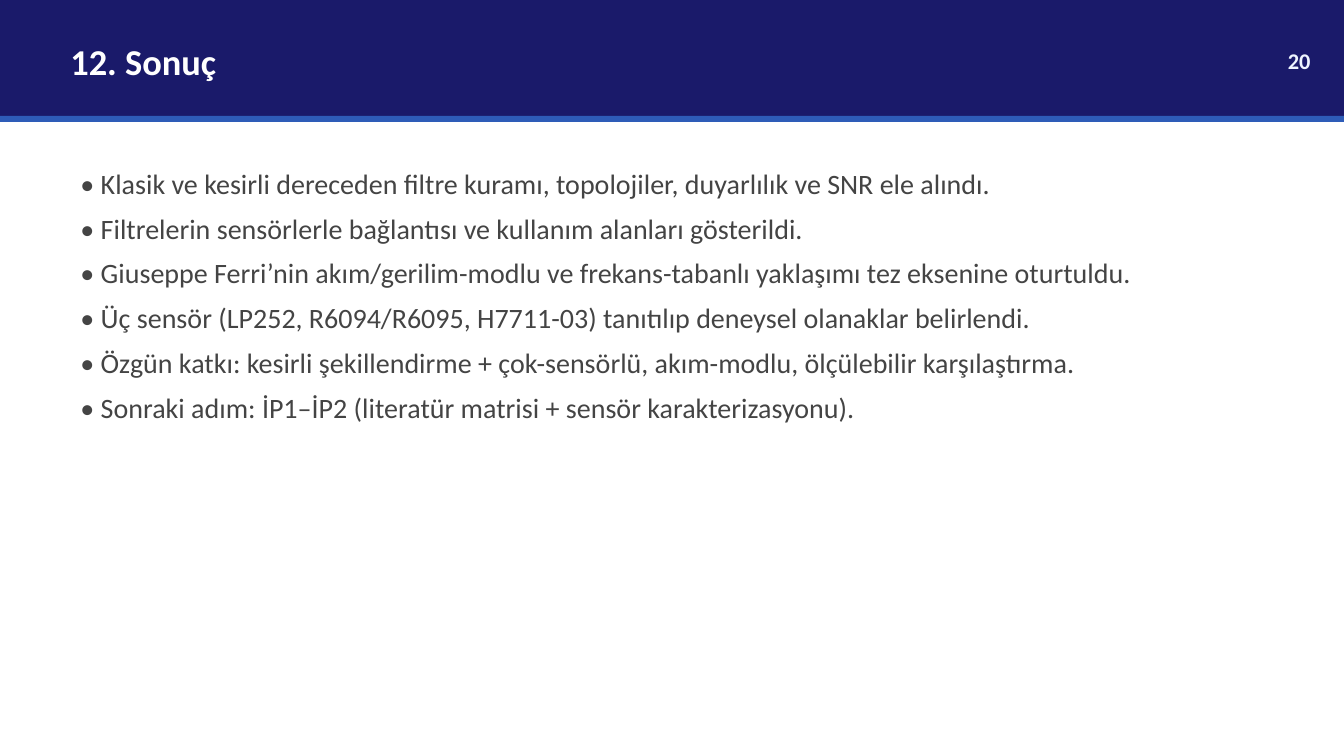
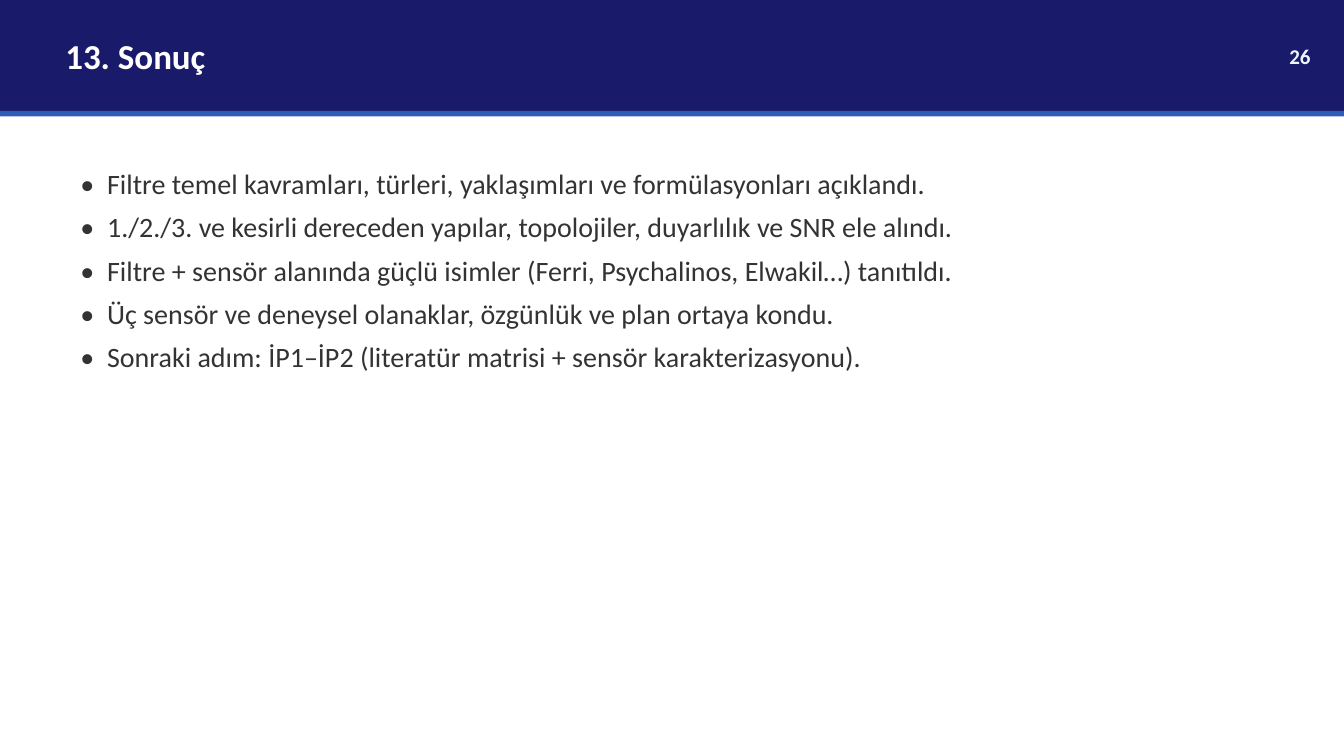
Before and after one commit to selinacr/selin, a slide deck: slide 26 of analog-filtre-tez/EEM537_Sunum_SelinACAR.pptx (slide 20 before the commit). Drawn at 1344x756 pixels with LibreOffice and Linux fonts; fonts in the diff are those of the drawing. Boxes give left, top, right and bottom in pixels: in the first picture for what was removed or moved away, otherwise in the second. Text is boxed around its words. In the diff, an @@ line names an element or a change of style, - is before the commit and + after.

```diff
--- a/analog-filtre-tez/EEM537_Sunum_SelinACAR.pptx
+++ b/analog-filtre-tez/EEM537_Sunum_SelinACAR.pptx
@@ rectangle: place and size @@
-rectangle at <box>0,0,1344,116</box>
+rectangle at <box>0,0,1344,111</box>
@@ text at <box>65,46,205,75</box>: text changed; size 26 to 25 pt @@
-12. Sonuç
+13. Sonuç
@@ text removed at <box>1288,54,1311,69</box> @@
-20
@@ text added at <box>1289,49,1310,64</box>, 15 pt, text #EEF4FF, bold @@
+26
@@ rectangle: place and size @@
-rectangle at <box>0,116,1344,122</box>
+rectangle at <box>0,111,1344,117</box>
@@ text at <box>107,174,952,329</box>: text changed; text colour #444444 to #333333 @@
-• Klasik ve kesirli dereceden filtre kuramı, topolojiler, duyarlılık ve SNR ele alındı.
-• Filtrelerin sensörlerle bağlantısı ve kullanım alanları gösterildi.
-• Giuseppe Ferri’nin akım/gerilim-modlu ve frekans-tabanlı yaklaşımı tez eksenine oturtuldu.
-• Üç sensör (LP252, R6094/R6095, H7711-03) tanıtılıp deneysel olanaklar belirlendi.
-• Özgün katkı: kesirli şekillendirme + çok-sensörlü, akım-modlu, ölçülebilir karşılaştırma.
+• Filtre temel kavramları, türleri, yaklaşımları ve formülasyonları açıklandı.
+• 1./2./3. ve kesirli dereceden yapılar, topolojiler, duyarlılık ve SNR ele alındı.
+• Filtre + sensör alanında güçlü isimler (Ferri, Psychalinos, Elwakil…) tanıtıldı.
+• Üç sensör ve deneysel olanaklar, özgünlük ve plan ortaya kondu.
@@ text at <box>107,344,861,372</box>: text colour #444444 to #333333 in "• Sonraki adım: İP1–İP2 (literatür matrisi + ..."; less space between paragraphs @@
```
Also in this commit, not shown: 14 other slides changed, 12 slides added, 6 slides removed.
